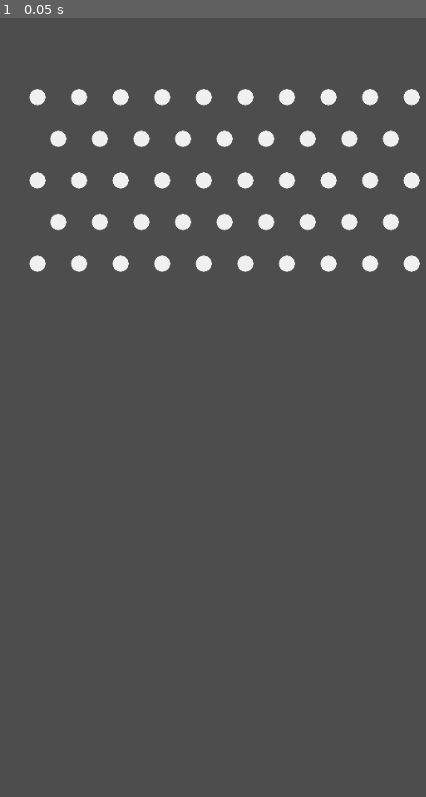
Above: before the commit, frame 1.
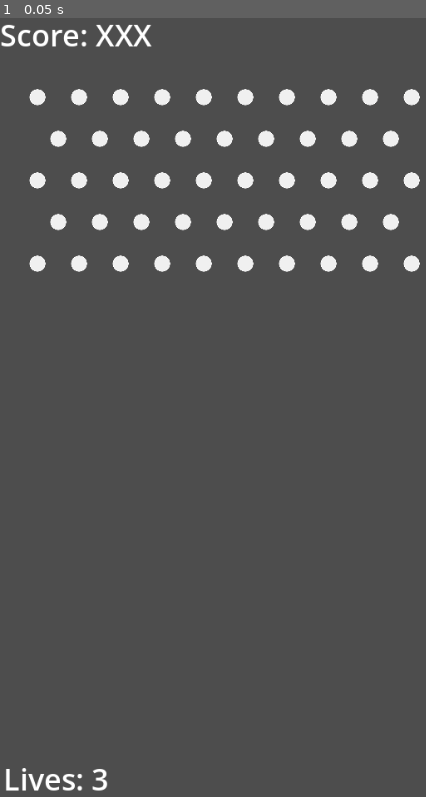
Above: after the commit, the same moment.

Repository: Khryptic/Team-Horseradish
Game: Godot game, scene res://scenes/main_scene.tscn
Same seed, same stepped clock (60 frames per second), same inputs: the game is played once before the commit and once after it.
Inputs:
- Up to frame 1 (0.05 s): no input

The runs differ from the first frame. In frame 1, 0.7% of the frame differs, in the area x 0-36%, y 0-100%.

Commit message:
Added labels for score and lives

Diff:
--- a/project.godot
+++ b/project.godot
@@ -15,6 +15,10 @@
 config/features=PackedStringArray("4.3", "Mobile")
 config/icon="res://icon.svg"
 
+[autoload]
+
+ScoreManager="*res://scripts/score_manager.gd"
+
 [display]
 
 window/size/viewport_width=540
--- a/scenes/main_scene.tscn
+++ b/scenes/main_scene.tscn
@@ -159,3 +159,19 @@
 
 [node name="Peg9" parent="Pegs/Row5" instance=ExtResource("1_28fwh")]
 position = Vector2(470, 250)
+
+[node name="UI" type="CanvasLayer" parent="."]
+
+[node name="ScoreLabel" type="Label" parent="UI"]
+offset_right = 40.0
+offset_bottom = 23.0
+theme_override_font_sizes/font_size = 36
+text = "Score: XXX"
+
+[node name="LivesLabel" type="Label" parent="UI"]
+offset_left = 4.0
+offset_top = 894.0
+offset_right = 186.0
+offset_bottom = 944.0
+theme_override_font_sizes/font_size = 36
+text = "Lives: 3"
--- /dev/null
+++ b/scripts/score_manager.gd
@@ -0,0 +1,11 @@
+extends Node
+
+
+# Called when the node enters the scene tree for the first time.
+func _ready() -> void:
+	pass # Replace with function body.
+
+
+# Called every frame. 'delta' is the elapsed time since the previous frame.
+func _process(delta: float) -> void:
+	pass
